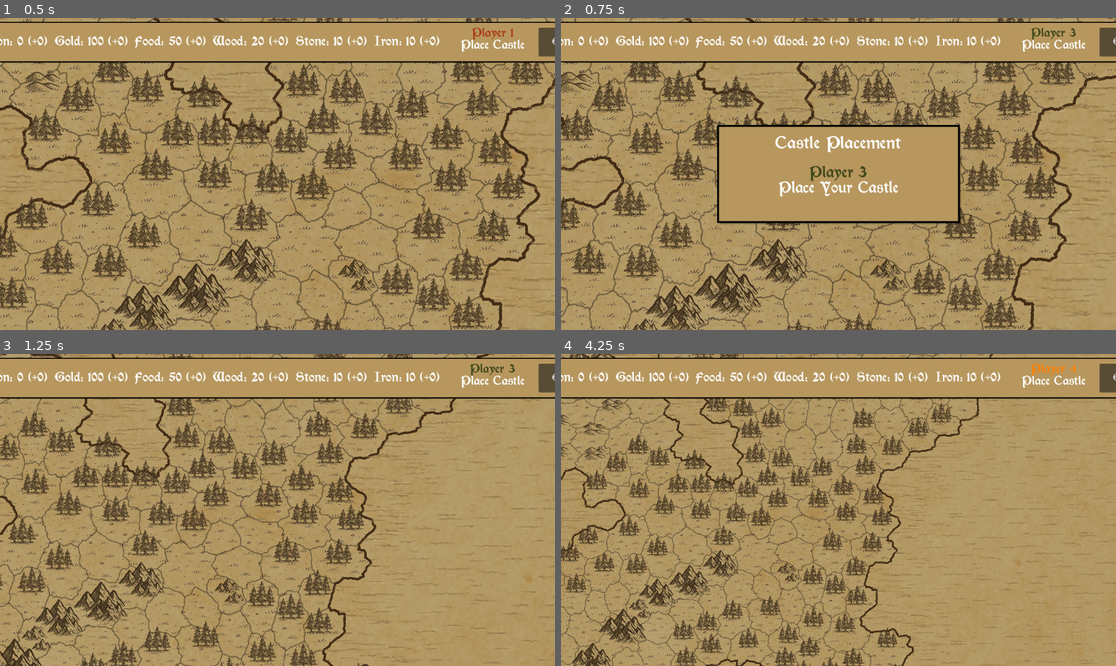
Above: before the commit, frames 1-4 (two rows, left to right).
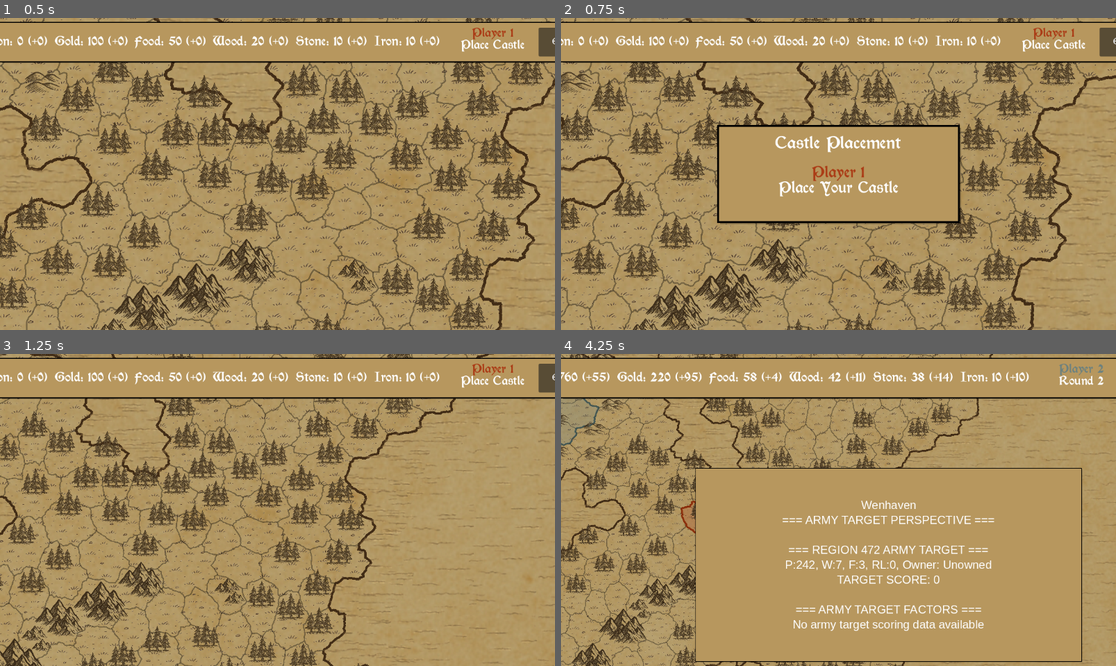
Above: after the commit, the same moments.

Repository: MagicKrol/vikings
Game: Godot game, scene res://main.tscn
Same seed, same stepped clock (60 frames per second), same inputs: the game is played once before the commit and once after it.
Inputs (mouse positions are in pixels of both pictures, inside the frame that each line leads up to):
- Up to frame 1 (0.5 s): no input
- Up to frame 2 (0.75 s): tap Enter at 0.5, 0.6 s; move the mouse to (960, 158) at 0.52 s; hold Right (ui_right) from 0.53 s (still down); click (960, 158) at 0.67 s
- Up to frame 3 (1.25 s): keep holding Right (ui_right); tap Space at 0.77 s; tap E at 0.8 s
- Up to frame 4 (4.25 s): release Right (ui_right) at 1.25 s; drag from (727, 525) to (810, 572) at 1.27 s; move the mouse to (894, 441) at 2.02 s; hold Right (ui_right) 2.03-2.75 s; tap Enter at 2.1 s; tap E at 2.3, 3.8 s; drag from (810, 572) to (672, 463) at 2.77 s; tap Space at 3.5, 3.77 s; move the mouse to (1005, 556) at 3.52 s; hold Left (ui_left) from 3.53 s (still down); tap Q at 3.6 s

Frame 1 is identical in both runs. In frame 2, 0.4% of the frame differs, in the area x 44-93%, y 3-53%; in frame 3, 0.2%; in frame 4, 12%, in the area x 0-100%, y 3-99%.
Error after the commit: Parse Error: Identifier "EconomyAIManager" not declared in the current scope. (res://TurnController.gd:95)

Commit message:
feat: economy ai and next turn fix

Diff:
--- a/TurnController.gd
+++ b/TurnController.gd
@@ -91,18 +91,11 @@
 
 	var turn_number := _get_current_turn()
 
-	# Step 1: Use BudgetManager to allocate recruitment budgets at turn start (only to armies at castles)
-	var player_armies := army_manager.get_player_armies(player_id)
-	if not player_armies.is_empty() and player_manager != null:
-		var player := player_manager.get_player(player_id)
-		if player:
-			var budget_manager := BudgetManager.new()
-			var assigned_count := budget_manager.allocate_recruitment_budgets(player_armies, player, region_manager, turn_number)
-			print("[TurnController] BudgetManager assigned budgets to ", assigned_count, " armies at castles at turn start")
-		else:
-			print("[TurnController] Warning: Could not get player ", player_id, " from PlayerManagerNode")
-	elif player_manager == null:
-		print("[TurnController] Warning: PlayerManagerNode is null - skipping budget allocation")
+	# Step 1: Use EconomyAIManager to plan economy and allocate budgets (recruitment wired-in)
+	var econ := EconomyAIManager.new(region_manager, army_manager, player_manager)
+	var econ_result := econ.plan_turn(player_id, turn_number)
+	var assigned_count := int(econ_result.get("recruit_assigned", 0))
+	print("[TurnController] EconomyAIManager assigned recruitment budgets to ", assigned_count, " armies at castles")
 
 	emit_signal("turn_started", player_id)
 	print("[TurnController] Starting turn for Player ", player_id)
--- a/game_manager.gd
+++ b/game_manager.gd
@@ -34,10 +34,10 @@
 var player_types: Array[PlayerTypeEnum.Type] = [
 	PlayerTypeEnum.Type.HUMAN,   # Player 1 - Computer (temporarily for testing)
 	PlayerTypeEnum.Type.COMPUTER,   # Player 2 - Computer
-	PlayerTypeEnum.Type.COMPUTER,   # Player 3 - Computer
-	PlayerTypeEnum.Type.COMPUTER,   # Player 4 - Computer
-	PlayerTypeEnum.Type.COMPUTER,   # Player 5 - Computer
-	PlayerTypeEnum.Type.COMPUTER    # Player 6 - Computer
+	PlayerTypeEnum.Type.OFF,   # Player 3 - Computer
+	PlayerTypeEnum.Type.OFF,   # Player 4 - Computer
+	PlayerTypeEnum.Type.OFF,   # Player 5 - Computer
+	PlayerTypeEnum.Type.OFF    # Player 6 - Computer
 ]
 
 
@@ -208,8 +208,8 @@
 func next_turn():
 	"""Advance to the next player's turn and perform turn-based actions"""
 
-	# Get next player in sequence
-	var next_player_id = _get_next_player()
+	# Get next active player in sequence (skips OFF players)
+	var next_player_id = _get_next_active_player()
 	var is_new_round = (next_player_id == players_per_round[0])
 
 	if is_new_round:
@@ -224,8 +224,9 @@
 	current_player = next_player_id
 	player_manager.set_current_player(current_player)
 
-	# Process player-specific turn start actions
-	_process_player_turn_start(current_player)
+	# Process player-specific turn start actions (only for active players)
+	if is_player_active(current_player):
+		_process_player_turn_start(current_player)
 
 	# Check if current player is AI and handle AI turn processing
 	print("[GameManager] Checking AI turn: castle_placing_mode=", castle_placing_mode, ", current_player=", current_player, ", is_computer=", is_player_computer(current_player))
@@ -393,8 +394,8 @@
 	# Update player status display
 	_update_player_status_display()
 
-	# Show next player modal for all players (not just human players)
-	if _next_player_modal:
+	# Show next player modal only for active players
+	if _next_player_modal and is_player_active(player_id):
 		_next_player_modal.show_next_player(player_id, castle_placing_mode)
 
 	print("[GameManager] Round ", current_turn, " - Player ", player_id, "'s turn")
Not shown, changed: PROJECT_MAP.MD
